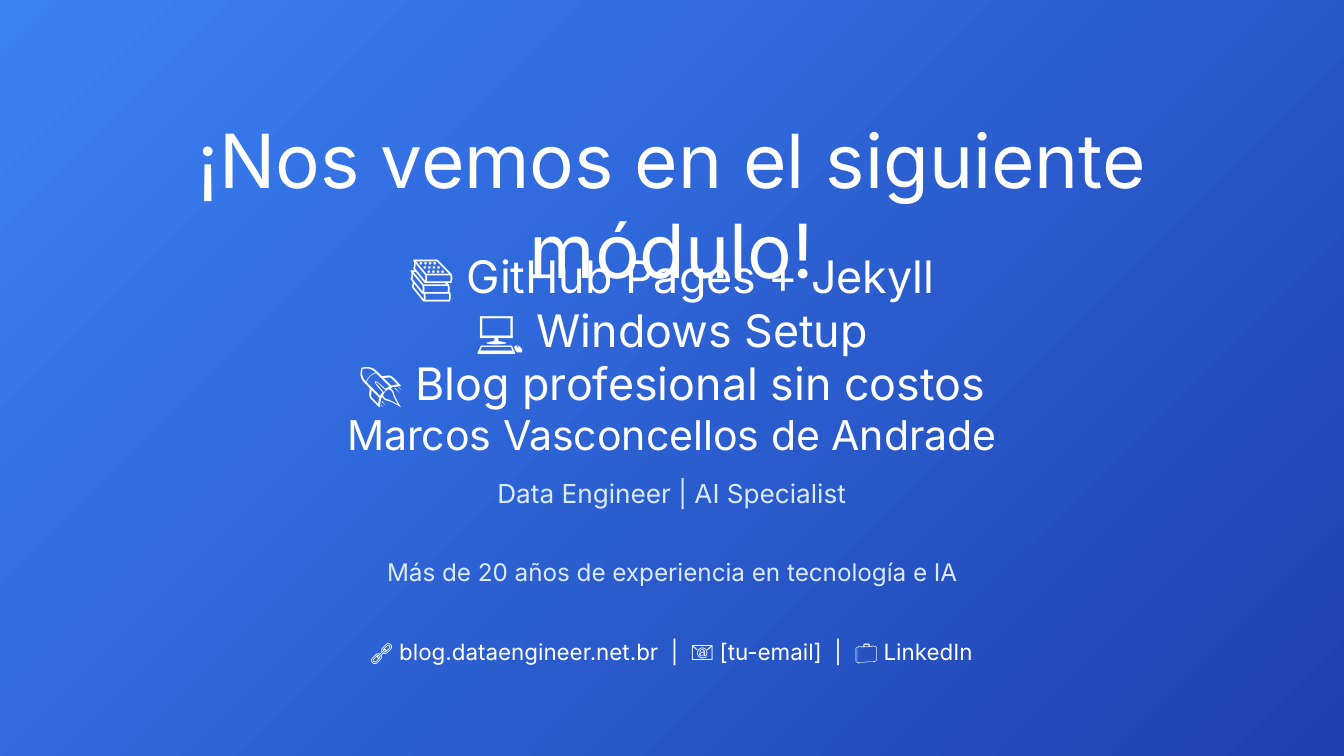
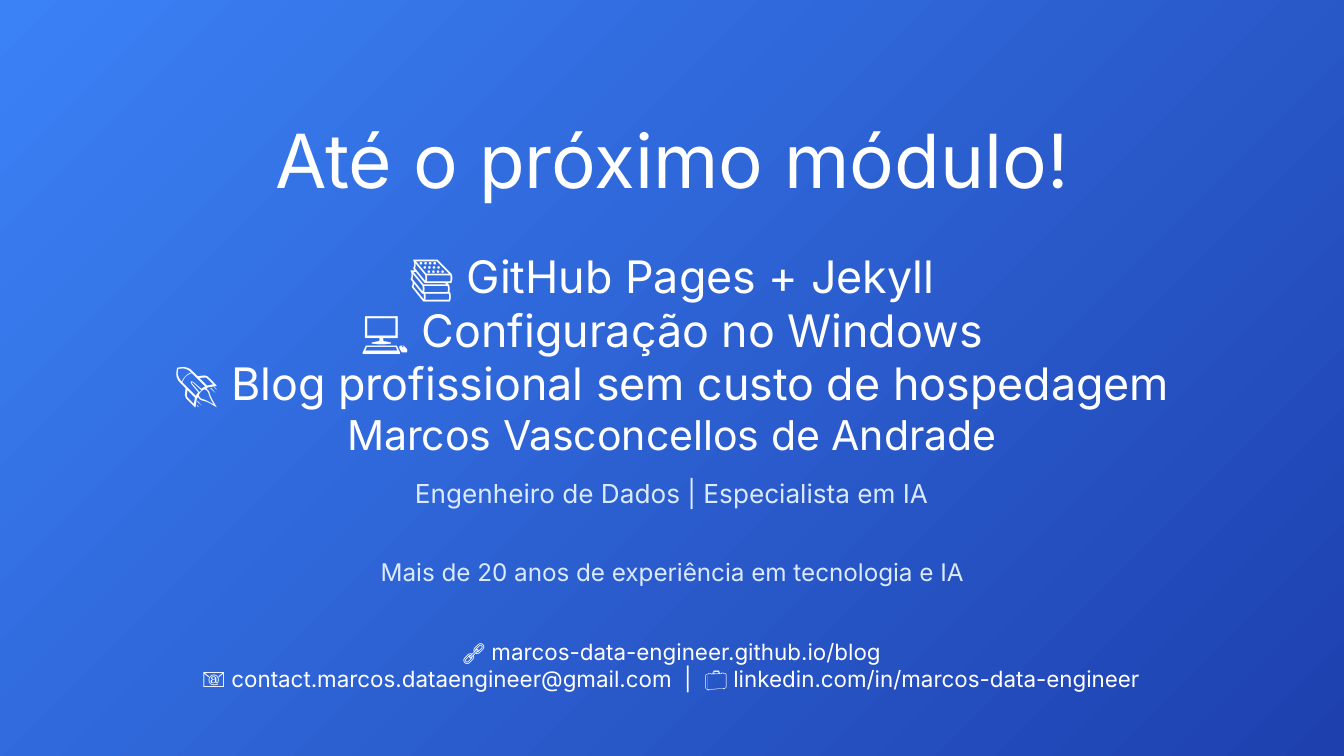
Before and after one commit to marcos-data-engineer/blog, a slide deck: slide 12 of _course_production/M00_Introducao/apresentacao_final.pptx. Drawn at 1344x756 pixels with LibreOffice and Linux fonts; fonts in the diff are those of the drawing. Boxes give left, top, right and bottom in pixels: in the first picture for what was removed or moved away, otherwise in the second. Text is boxed around its words. In the diff, an @@ line names an element or a change of style, - is before the commit and + after.

Commit message:
feat: Update site content and localization
- Translated "About" page to Portuguese and updated author information.
- Enhanced blog enhancements script for better user experience with localized text.
- Updated privacy policy to reflect data collection practices and compliance with LGPD.
- Added localization support for Portuguese in the site structure.
- Updated custom styles in SCSS for improved design consistency.
- Added new dependencies in requirements.txt for additional functionality.
- Removed unnecessary robots.txt file.
- Updated AI post generation script to reflect new blog title and content guidelines.
- Added author data configuration for better content management.
- Configured stylelint for SCSS to enforce coding standards.

```diff
--- a/_course_production/M00_Introducao/apresentacao_final.pptx
+++ b/_course_production/M00_Introducao/apresentacao_final.pptx
@@ text at bbox=[275, 131, 1069, 203]: text changed @@
-¡Nos vemos en el siguiente módulo!
+Até o próximo módulo!
@@ text at bbox=[231, 313, 1169, 410]: text changed @@
-💻 Windows Setup
-🚀 Blog profesional sin costos
+💻 Configuração no Windows
+🚀 Blog profissional sem custo de hospedagem
@@ text at bbox=[415, 483, 928, 509]: text changed @@
-Data Engineer | AI Specialist
+Engenheiro de Dados | Especialista em IA
@@ text at bbox=[381, 562, 963, 586]: text changed @@
-Más de 20 años de experiencia en tecnología e IA
+Mais de 20 anos de experiência em tecnologia e IA
@@ text at bbox=[231, 643, 1139, 692]: text changed @@
-🔗 blog.dataengineer.net.br | 📧 [tu-email] | 💼 LinkedIn
+🔗 marcos-data-engineer.github.io/blog
+📧 contact.marcos.dataengineer@gmail.com | 💼 linkedin.com/in/marcos-data-engineer
```
Also in this commit, not shown: 8 other slides changed, 3 slides added, 3 slides removed, 32 other files.
